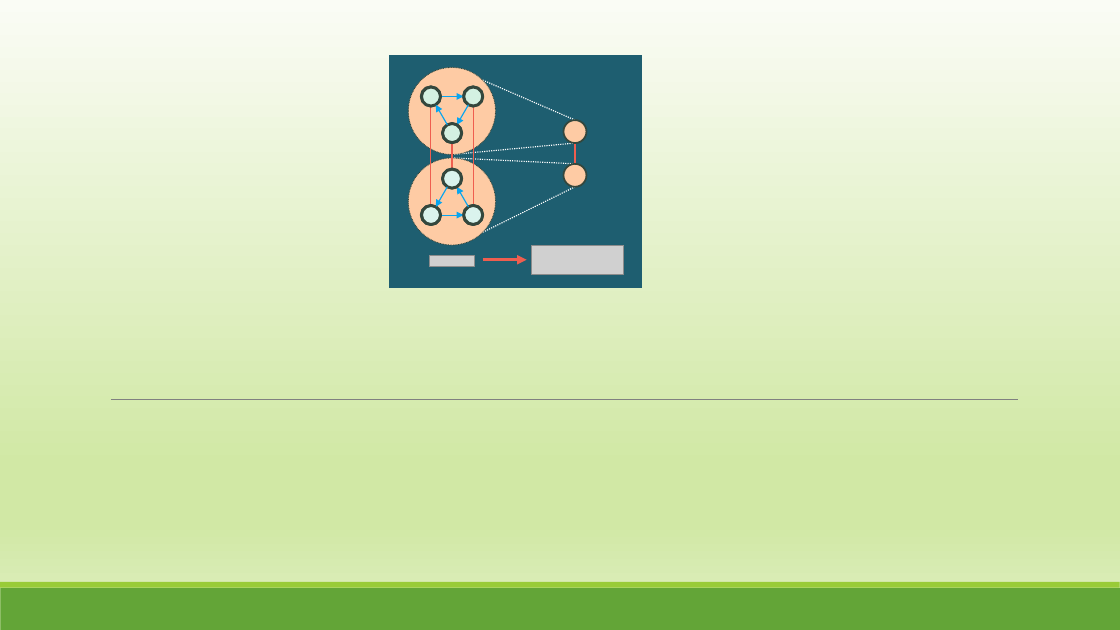
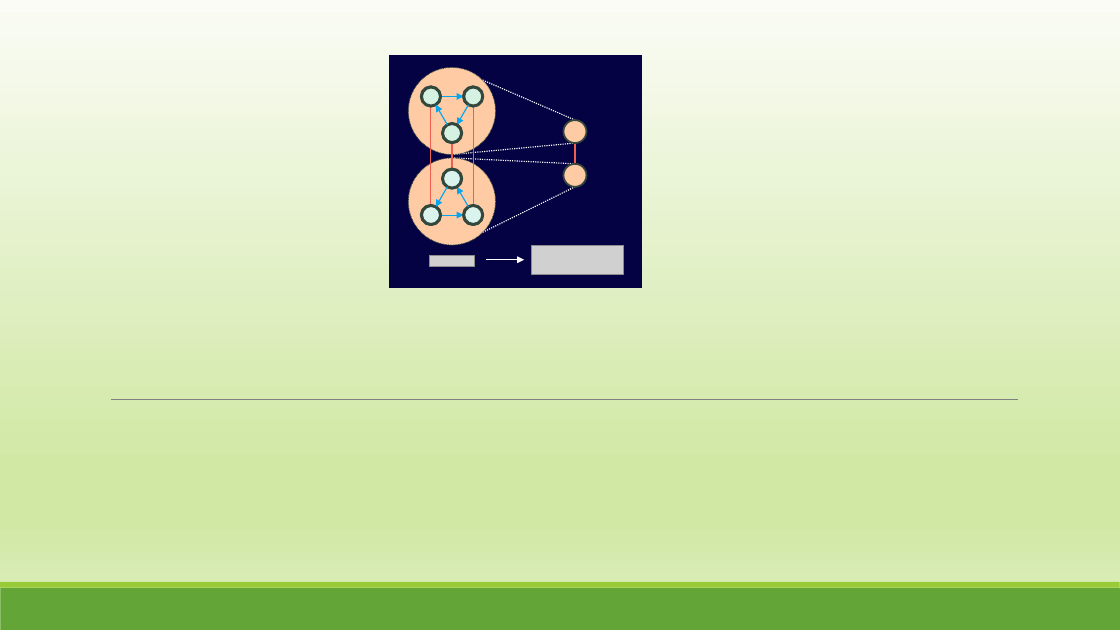
Before and after one commit to JuliaPoo/juliapoo.github.io, a slide deck: slide 1 of assets/posts/2022-12-15-homomorphism-illustrated/canvas.pptx. Drawn at 1120x630 pixels with LibreOffice and Linux fonts; fonts in the diff are those of the drawing; grey boxes stand for pictures. Boxes give left, top, right and bottom in pixels: in the first picture for what was removed or moved away, otherwise in the second. Text is boxed around its words. In the diff, an @@ line names an element or a change of style, - is before the commit and + after.

```diff
--- a/assets/posts/2022-12-15-homomorphism-illustrated/canvas.pptx
+++ b/assets/posts/2022-12-15-homomorphism-illustrated/canvas.pptx
@@ rectangle at box(389, 55, 642, 288): fill #1E5E70 to #050244 @@
@@ arrow moved from (482, 260) - (527, 260) to (486, 260) - (524, 260) @@
@@ arrow (486, 260) - (524, 260): stroke #EF5E4F 2.75 pt to #FFFFFF 1 pt @@
```
Also in this commit, not shown: 4 other files.
